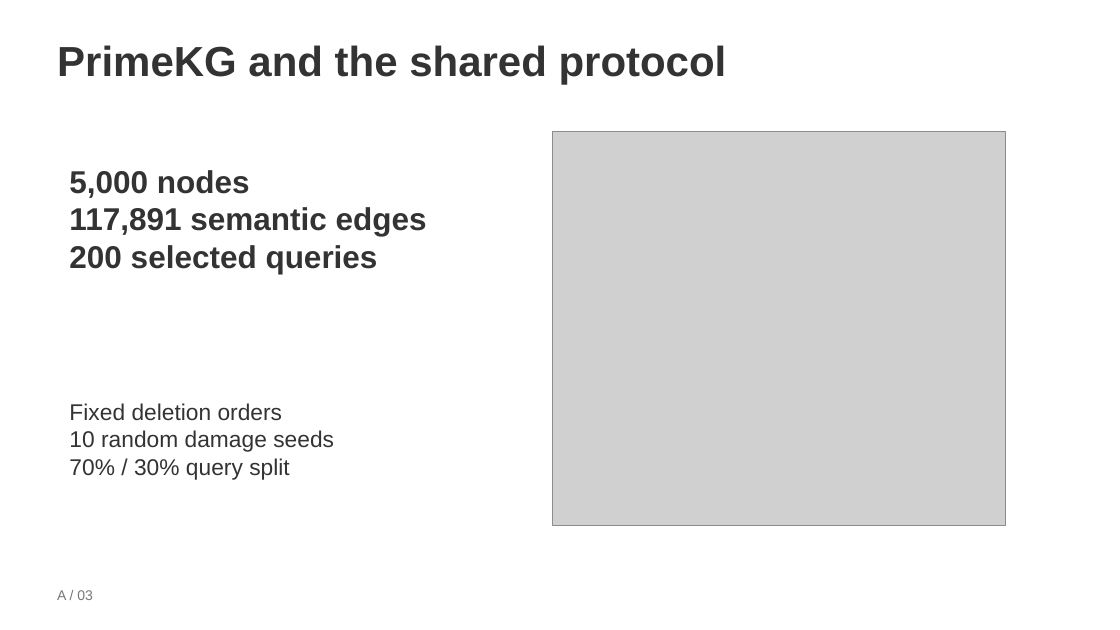
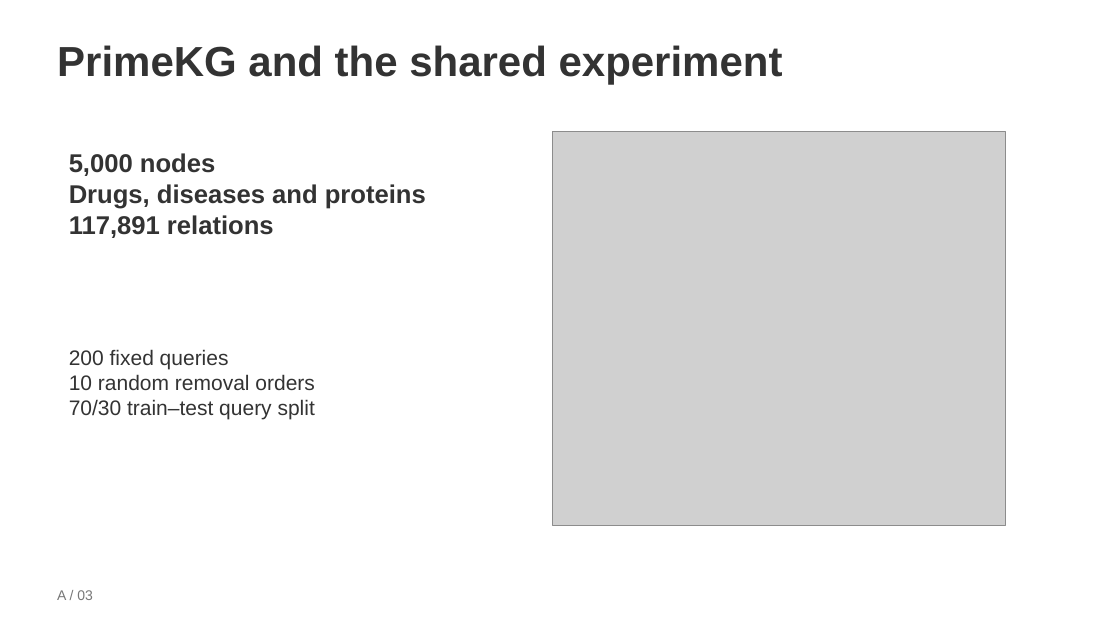
Before and after one commit to zzy0304Raymond/pc5253-g17-primekg, a slide deck: slide 3 of slides/G17_final.pptx. Drawn at 1120x630 pixels with LibreOffice and Linux fonts; fonts in the diff are those of the drawing; grey boxes stand for pictures. Boxes give left, top, right and bottom in pixels: in the first picture for what was removed or moved away, otherwise in the second. Text is boxed around its words. In the diff, an @@ line names an element or a change of style, - is before the commit and + after.

Commit message:
Explain random percolation in Part A of both presentations

```diff
--- a/slides/G17_final.pptx
+++ b/slides/G17_final.pptx
@@ text at [57,45,783,85]: text changed @@
-PrimeKG and the shared protocol
+PrimeKG and the shared experiment
@@ text "5,000 nodes": place and size @@
-text "5,000 nodes" at [69,170,427,274]
+text "5,000 nodes" at [69,153,426,238]
@@ text at [69,153,215,176]: size 27 to 22 pt in "5,000 nodes" @@
@@ text at [69,184,426,238]: text changed; size 27 to 22 pt @@
-117,891 semantic edges
-200 selected queries
+Drugs, diseases and proteins
+117,891 relations
@@ text at [69,349,315,420]: text changed; size 19.5 to 18 pt @@
-Fixed deletion orders
-10 random damage seeds
-70% / 30% query split
+200 fixed queries
+10 random removal orders
+70/30 train–test query split
```
Also in this commit, not shown: 1 other slide changed, 1 slide added, 1 other file.
